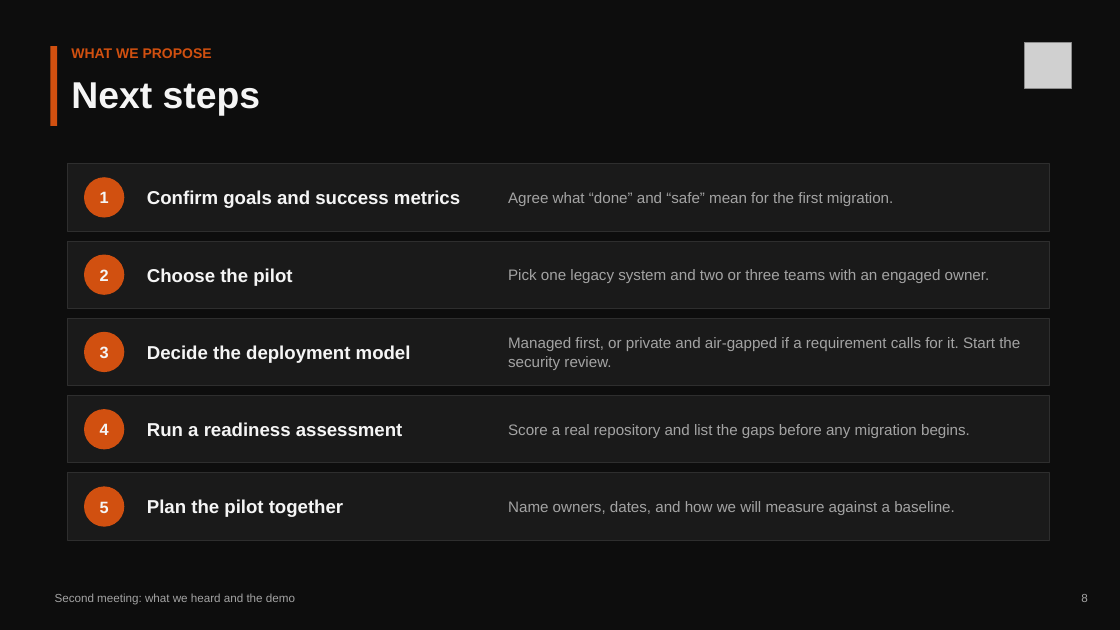
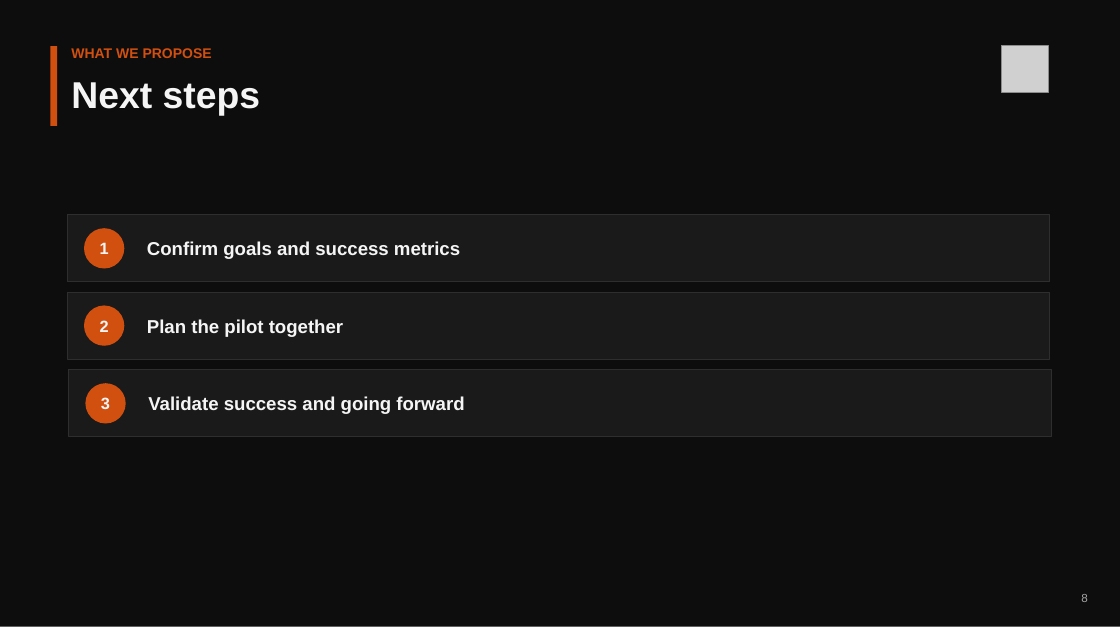
Before and after one commit to amrosman-personal-2023/FactoryApp, a slide deck: slide 8 of Documents/Factory-Second-Meeting.pptx. Drawn at 1120x630 pixels with LibreOffice and Linux fonts; fonts in the diff are those of the drawing; grey boxes stand for pictures. Boxes give left, top, right and bottom in pixels: in the first picture for what was removed or moved away, otherwise in the second. Text is boxed around its words. In the diff, an @@ line names an element or a change of style, - is before the commit and + after.

Commit message:
pptx updated

```diff
--- a/Documents/Factory-Second-Meeting.pptx
+++ b/Documents/Factory-Second-Meeting.pptx
@@ picture moved from (x1=1025, y1=42, x2=1071, y2=88) to (x1=1002, y1=46, x2=1049, y2=92) @@
@@ text removed at (x1=508, y1=192, x2=893, y2=206) @@
-Agree what “done” and “safe” mean for the first migration.
@@ text removed at (x1=508, y1=269, x2=990, y2=283) @@
-Pick one legacy system and two or three teams with an engaged owner.
@@ rectangle removed at (x1=67, y1=318, x2=1050, y2=386) @@
@@ text at (x1=147, y1=319, x2=343, y2=337): text changed @@
-Choose the pilot
+Plan the pilot together
@@ text removed at (x1=147, y1=345, x2=411, y2=363) @@
-Decide the deployment model
@@ text removed at (x1=508, y1=337, x2=1020, y2=370) @@
-Managed first, or private and air-gapped if a requirement calls for it. Start the security review.
@@ rectangle moved from (x1=67, y1=396, x2=1050, y2=463) to (x1=69, y1=370, x2=1052, y2=437) @@
@@ 3 ellipses, 2 rectangles, 1 text moved together from (x1=67, y1=164, x2=1050, y2=372) to (x1=67, y1=215, x2=1050, y2=423) @@
@@ ellipse removed at (x1=84, y1=409, x2=124, y2=450) @@
-4
@@ text added at (x1=148, y1=396, x2=464, y2=414), 16 pt, text #F5F5F5, bold @@
+Validate success and going forward
@@ text removed at (x1=147, y1=422, x2=403, y2=436) @@
-Run a readiness assessment
@@ text removed at (x1=508, y1=424, x2=970, y2=438) @@
-Score a real repository and list the gaps before any migration begins.
@@ rectangle removed at (x1=67, y1=473, x2=1050, y2=540) @@
@@ ellipse removed at (x1=84, y1=486, x2=124, y2=527) @@
-5
@@ text removed at (x1=147, y1=499, x2=343, y2=517) @@
-Plan the pilot together
@@ text removed at (x1=508, y1=501, x2=955, y2=515) @@
-Name owners, dates, and how we will measure against a baseline.
@@ text removed at (x1=55, y1=593, x2=295, y2=605) @@
-Second meeting: what we heard and the demo
```
Also in this commit, not shown: 6 other slides changed, 1 slide added, 1 slide removed, 1 other file.
